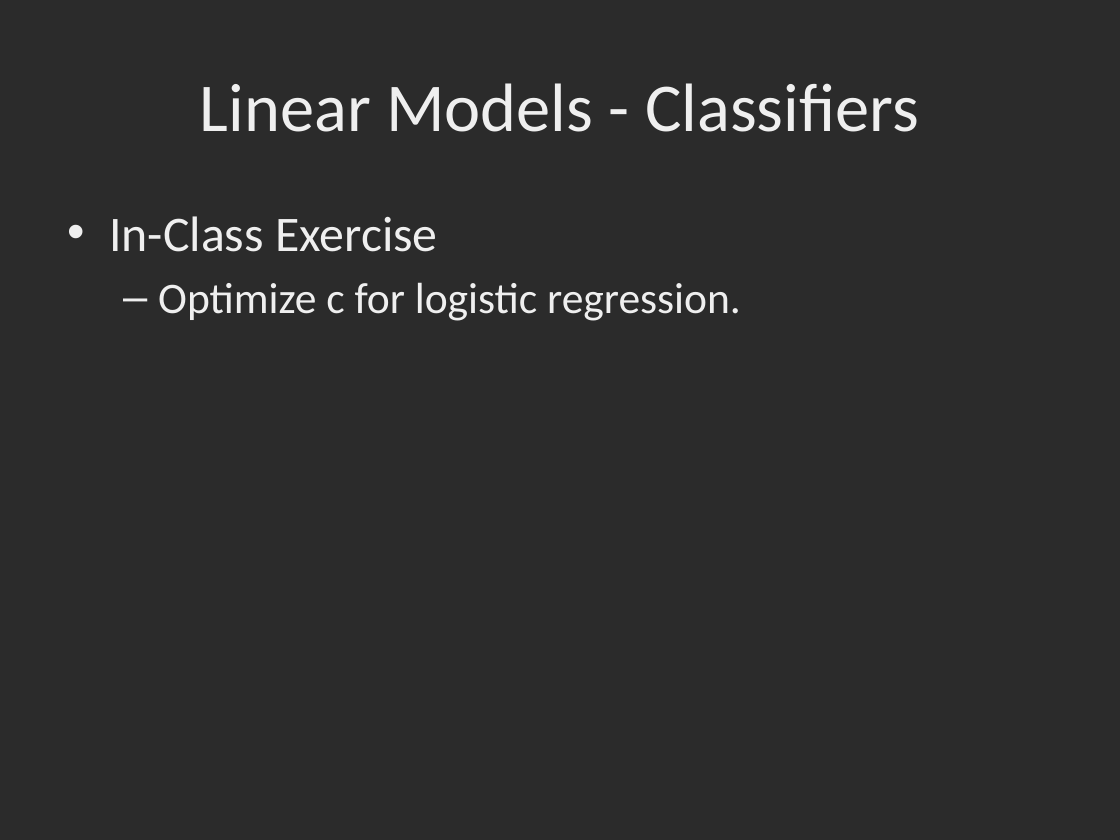
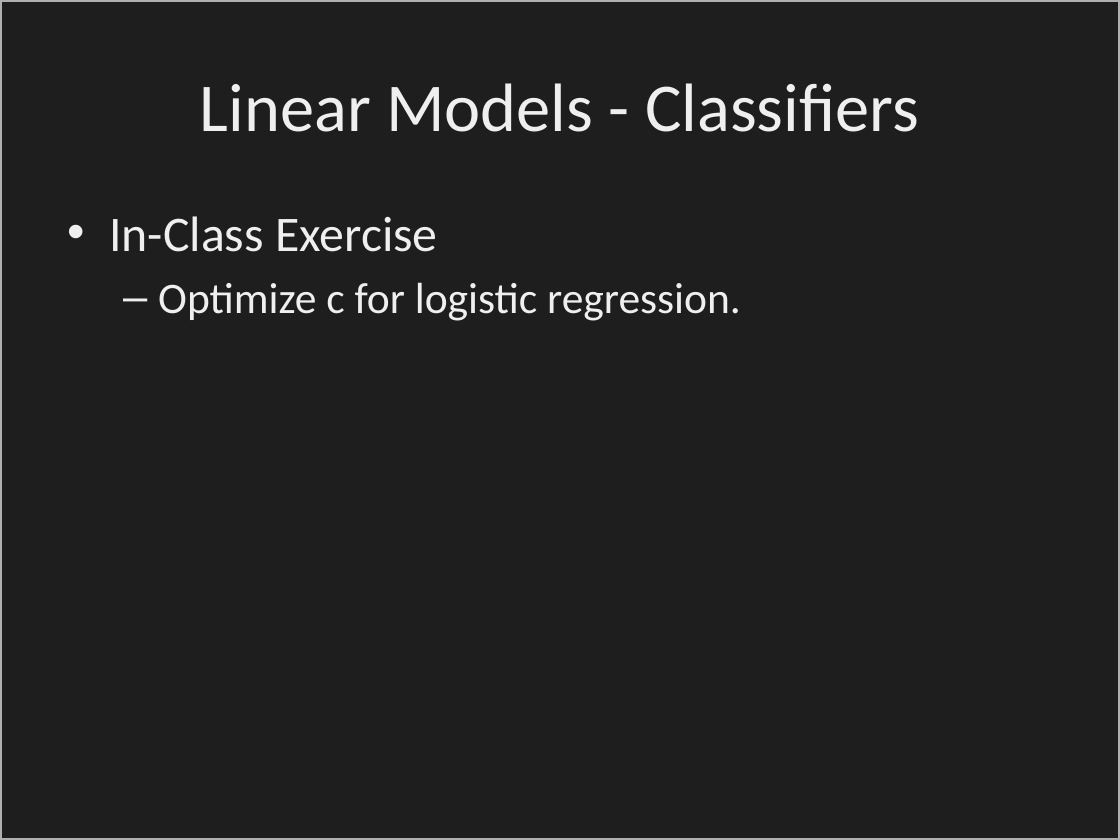
Before and after one commit to dbowmans46/PracticalProgramming, a slide deck: slide 58 of Session 7 - Python/Instructional Material/Session 7 - Python Brief Intro to Machine Learning with Scikit Learn.pptx. Drawn at 1120x840 pixels with LibreOffice and Linux fonts; fonts in the diff are those of the drawing; background and template pictures are left out; a plain dark background stands for a picture behind light text. Boxes give left, top, right and bottom in pixels: in the first picture for what was removed or moved away, otherwise in the second. Text is boxed around its words. In the diff, an @@ line names an element or a change of style, - is before the commit and + after.

```diff
--- a/Session 7 - Python/Instructional Material/Session 7 - Python Brief Intro to Machine Learning with Scikit Learn.pptx
+++ b/Session 7 - Python/Instructional Material/Session 7 - Python Brief Intro to Machine Learning with Scikit Learn.pptx
@@ rectangle added at [0,0,1120,840], fill #181818 at 68% opacity, outline #B1B1B1 2 pt @@
```
Also in this commit, not shown: 1 other slide changed, 1 slide added.
